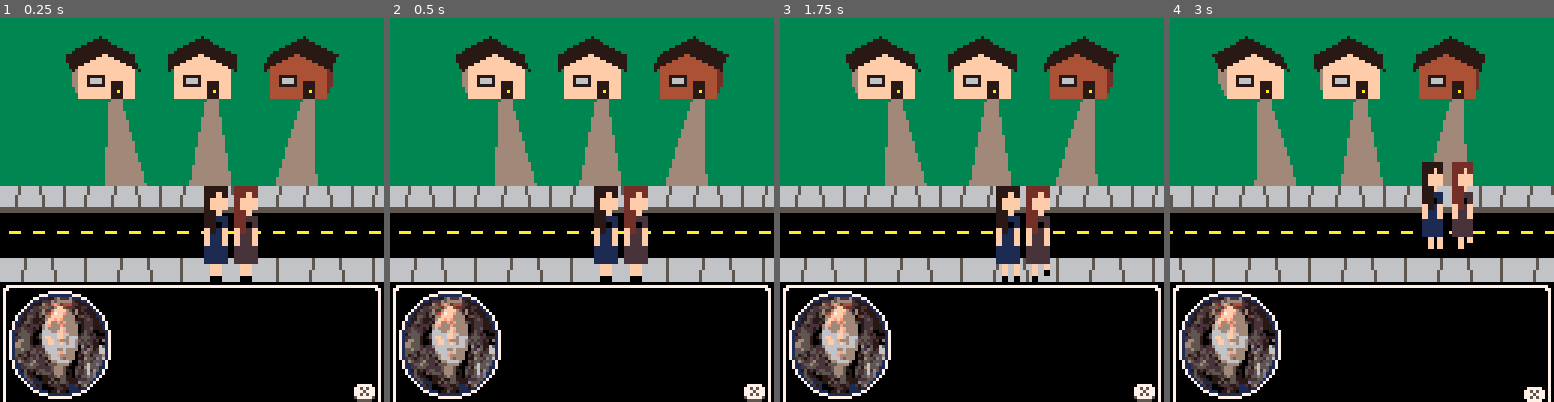
Above: before the commit, frames 1-4 (left to right).
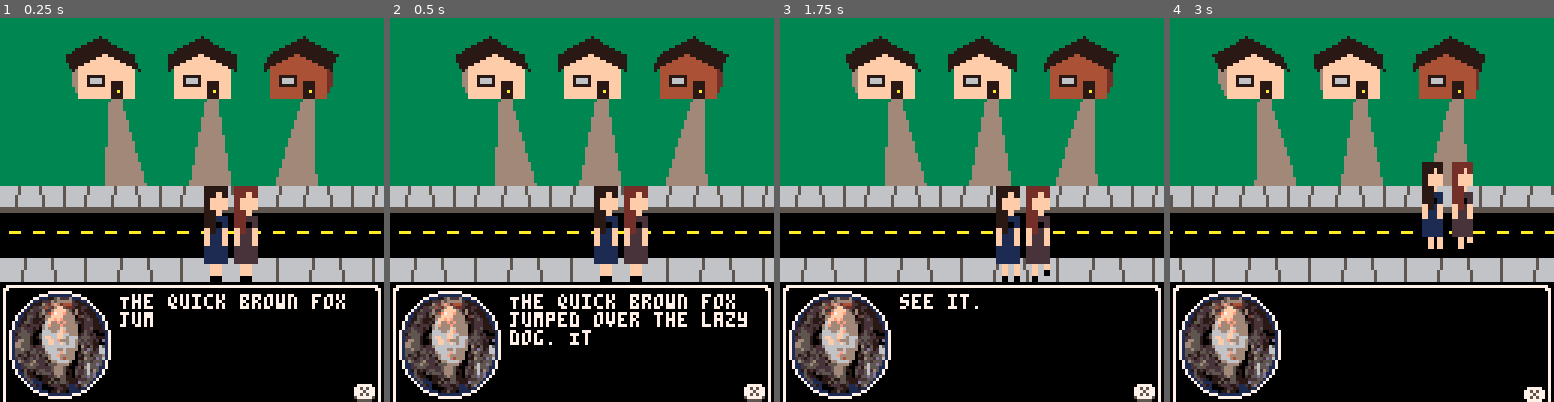
Above: after the commit, the same moments.

Repository: Minimistro32/kate
Game: PICO-8 cartridge kate.p8
Same seed, same stepped clock (60 frames per second), same inputs: the game is played once before the commit and once after it.
Inputs:
- Up to frame 1 (0.25 s): no input
- Up to frame 2 (0.5 s): tap X (X key) at 0.33 s
- Up to frame 3 (1.75 s): tap O (Z key) at 0.7, 1.7 s; tap X (X key) at 1.07 s; hold Right from 1.6 s (still down)
- Up to frame 4 (3 s): tap X (X key) at 1.85, 2.97 s; release Right at 2.1 s; tap O (Z key) at 2.1, 2.5, 2.9 s; hold Up 2.15-2.42 s; hold Right from 2.47 s (still down)

The runs differ from the first frame. In frame 1, 1.1% of the frame differs, in the area x 31-90%, y 71-81%; in frame 2, 2.3%, in the area x 31-93%, y 71-86%; in frame 3, 0.3%; in frame 4, nothing differs.

Commit message:
Added textbox

Diff:
--- a/kate.p8
+++ b/kate.p8
@@ -77,6 +77,20 @@
 
 	--music
 	-- music(0,0,9)
+
+	--text
+	text_box={
+		x1=40,
+		y1=92,
+		x2=122,
+		y2=120,
+		sfx=0,
+		text=nil,
+		buffer="The quick brown fox jumped over the lazy dog. It was remarkable, I'm so glad I was able to see it.",--\rMOAR",
+		start=nil,
+		flushed=false,
+		paginated=false
+	}
 end
 
 function add_houses(n)
@@ -136,6 +150,10 @@
 			facing_cam = true
 		end
 	end
+	if btn(5) then
+		pressed = true
+		upd_text_box(text_box)
+	end
 	pressed = btn(5) --x; z is 4
 
 	--cycles houses
@@ -150,6 +168,12 @@
 	end
 
 	timer += 1
+end
+
+function upd_text_box(tb)
+	if tb.start != nil and tb.flushed then
+		tb.start = nil
+	end
 end
 
 -->8
@@ -193,6 +217,7 @@
 	palt(0, false)
 	palt(14, true)
 	draw_ui()
+	draw_text_box(text_box, 100)
 
 	-- print(x_pos, y_pos)
 	-- print(x_scroll % 128)
@@ -224,7 +249,7 @@
 
 	palt()
 	if should_point then
-		drw_point(2, 14)
+		draw_point(2, 14)
 	end
 end
 
@@ -269,6 +294,84 @@
 
 -->8
 --HELPERS
+function draw_text_box(tb, speed)
+	if tb.start == nil then
+		tb.start = time()
+		tb.flushed = false
+		tb.text = nil
+		tb.paginated = false
+	end
+	if tb.text == nil then
+		local screens = split(tb.buffer,'\r')
+		tb.text = screens[1]
+		tb.buffer=sub(tb.buffer,#tb.text+2) --one to move to next screen, two for \r
+	end
+
+	--add linebreaks
+	local text = split(tb.text,"")
+	local x=tb.x1
+	local y=tb.y1
+	local last_space=nil
+
+	for i=1,#text do
+		if text[i]==" " then
+			last_space=i
+		end
+
+		if x >= tb.x2 then
+			if last_space == nil then
+				add(text,'\n',i)
+			else
+				text[last_space]='\n'
+			end
+			x=tb.x1+((i-last_space)*4)
+			y+=6
+
+			if y >= tb.y2 then
+				--? add ... and boot three chars to buffer
+				tb.buffer=sub(tb.text,-(#text-last_space))..(tb.buffer!="" and '\r'..tb.buffer or "")
+				tb.text=sub(tb.text,1,-(#text-last_space+1))
+				tb.paginated=true
+				break
+			end
+
+			last_space=nil
+		else
+			x+=4
+		end
+
+	end
+
+	-- print
+	y=tb.y1
+	x=tb.x1
+	for i, letter in pairs(text) do
+		if i >= (time() - tb.start) * speed then
+			return
+		end
+		if letter=='\n'then
+			y+=6
+			x=tb.x1
+		else
+			print(letter,x,y,7)
+			x+=4
+		end
+	end
+	if tb.paginated then
+		print('...',tb.x1,y+6)
+	end
+
+	--clear the text
+	tb.flushed=true
+end
+
+function join(t,delim)
+	str = ''
+	for v in all(t) do
+		str=str..v..delim
+	end
+end
+
 function tan(x) return sin(x) / cos(x) end
 
 function justify(width,offset,percent) return ((128-width-(2*offset))/128)*(percent*128)+offset end
@@ -322,7 +425,7 @@
 	end
 end
 
-function drw_point(cursor_col, point_col)
+function draw_point(cursor_col, point_col)
 	prev = color(cursor_col)
 	line(point_x-2,point_y,point_x+2,point_y)
 	line(point_x,point_y+2,point_x,point_y-2)
